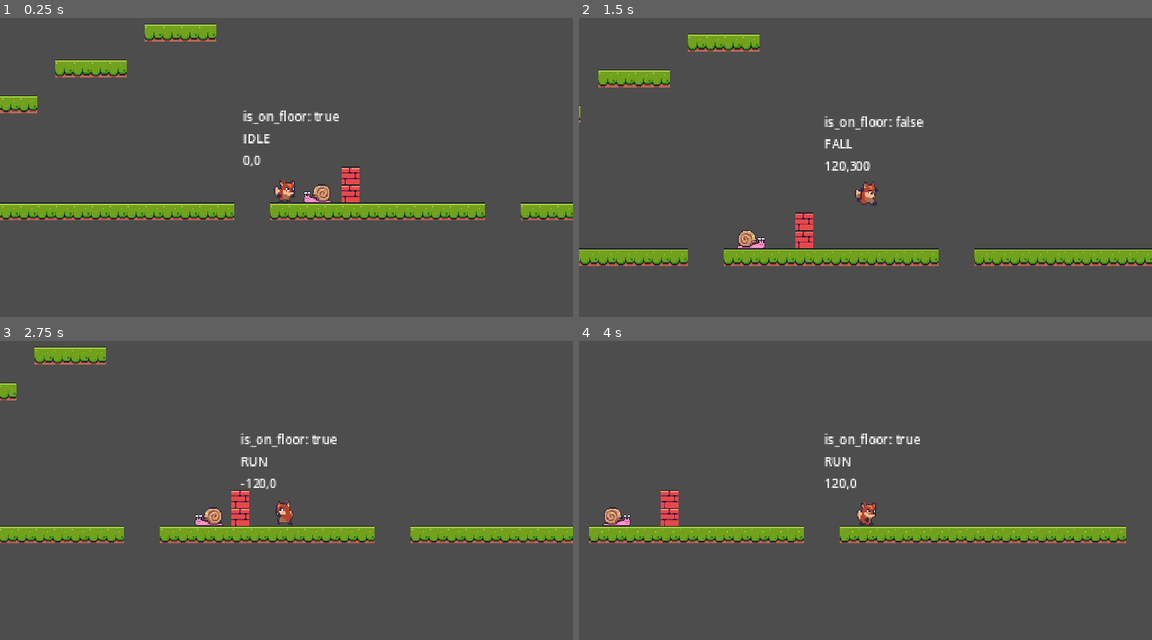
Above: before the commit, frames 1-4 (two rows, left to right).
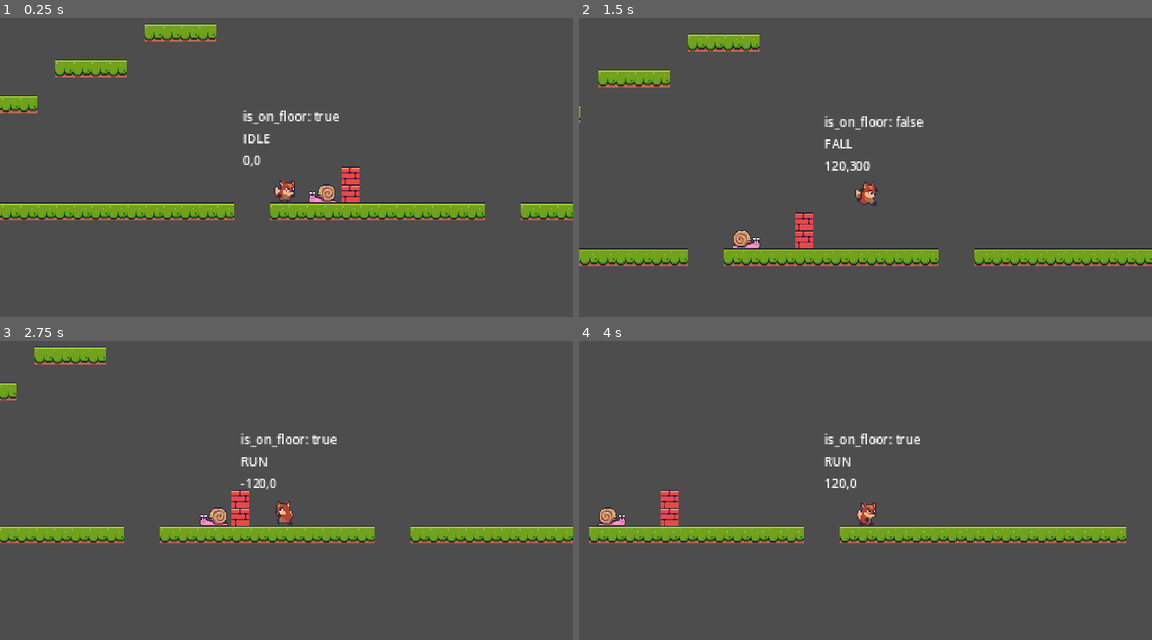
Above: after the commit, the same moments.

Repository: leobewater/godot-foxy-antics
Game: Godot game, scene res://level_base/level_base.tscn
Same seed, same stepped clock (60 frames per second), same inputs: the game is played once before the commit and once after it. The project has no main scene, so this scene is started directly.
Inputs:
- Up to frame 1 (0.25 s): no input
- Up to frame 2 (1.5 s): hold Right (right) from 0.53 s (still down); tap Space (jump) at 0.77 s
- Up to frame 3 (2.75 s): tap Space (jump) at 1.52 s; release Right (right) at 2.03 s; hold Left (left) from 2.03 s (still down)
- Up to frame 4 (4 s): release Left (left) at 2.78 s; hold Right (right) from 2.78 s (still down); tap Space (jump) at 3.02, 3.77 s

The runs differ from the first frame. In frame 1, 0.2% of the frame differs, in the area x 53-59%, y 55-62%; in frame 2, 0.2%; in frame 3, 0.2%; in frame 4, 0.2%, in the area x 3-9%, y 55-62%.

Commit message:
snail and frog has no collision with player

Diff:
--- a/enemies/eagle/eagle.tscn
+++ b/enemies/eagle/eagle.tscn
@@ -44,7 +44,6 @@
 radius = 6.08276
 
 [node name="Eagle" instance=ExtResource("1_g8ru3")]
-collision_layer = 0
 collision_mask = 0
 script = ExtResource("2_tmmbj")
 
--- a/level_base/level_base.tscn
+++ b/level_base/level_base.tscn
@@ -519,6 +519,7 @@
 
 [sub_resource type="TileSet" id="TileSet_s4m5k"]
 physics_layer_0/collision_layer = 1
+physics_layer_0/collision_mask = 0
 sources/0 = SubResource("TileSetAtlasSource_dkkex")
 
 [node name="LevelBase" type="Node2D"]
@@ -537,4 +538,4 @@
 position = Vector2(575, -36)
 
 [node name="Snail" parent="." instance=ExtResource("5_ef5dn")]
-position = Vector2(605, -29)
+position = Vector2(608, -34)
